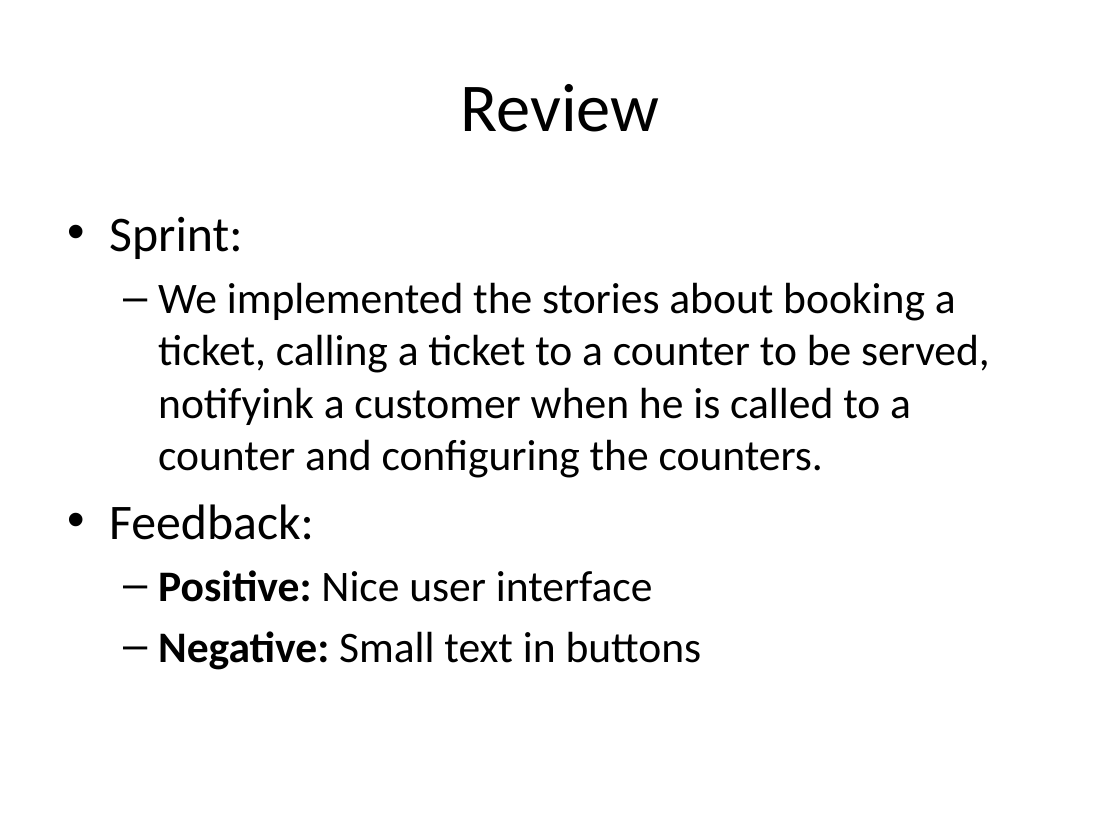
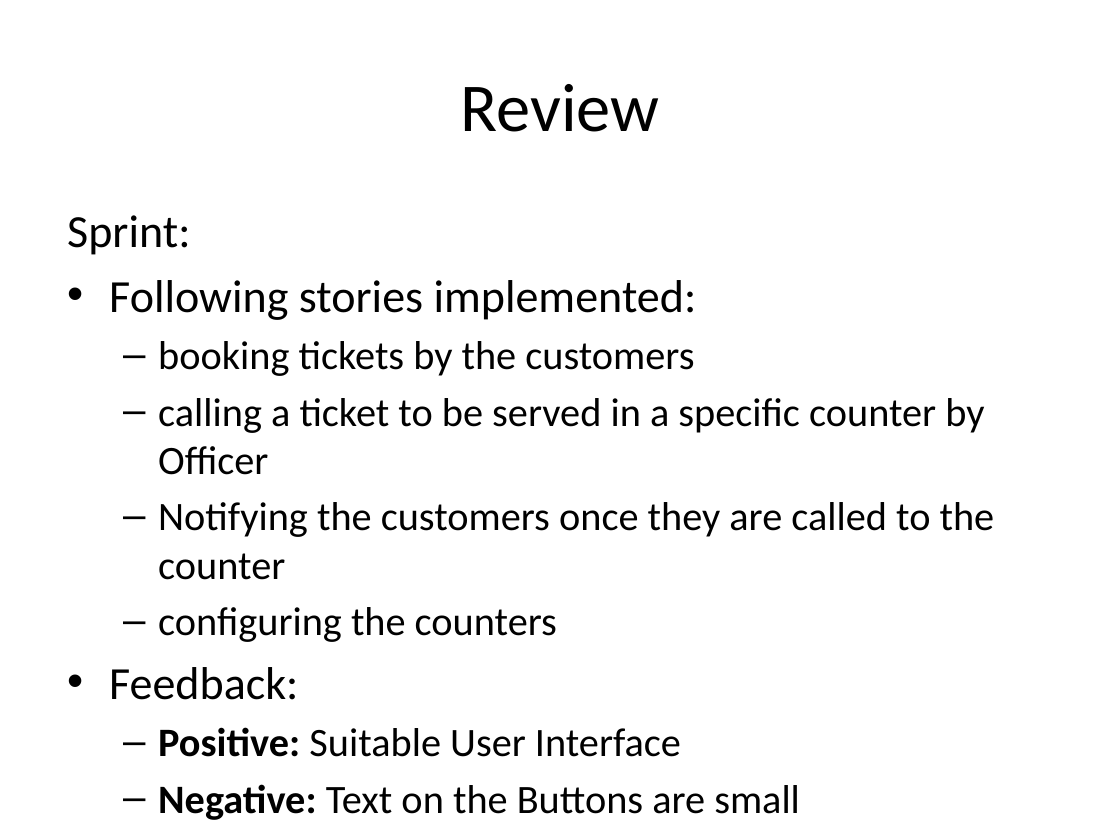
Before and after one commit to mosTavassoli/QueueManagement, a slide deck: slide 2 of retrospective/retrospective-1.pptx. Drawn at 1120x840 pixels with LibreOffice and Linux fonts; fonts in the diff are those of the drawing. Boxes give left, top, right and bottom in pixels: in the first picture for what was removed or moved away, otherwise in the second. Text is boxed around its words. In the diff, an @@ line names an element or a change of style, - is before the commit and + after.

```diff
--- a/retrospective/retrospective-1.pptx
+++ b/retrospective/retrospective-1.pptx
@@ text at <box>67,215,298,700</box>: size 32 to 29.6 pt in "Sprint:", "Feedback:"; bullet • to none @@
@@ text at <box>109,280,995,642</box>: text changed; size 28 to 25.9 pt @@
-  – We implemented the stories about booking a ticket, calling a ticket to a counter to be served, notifyink a customer when he is called to a counter and configuring the counters.
+• Following stories implemented:
+  – booking tickets by the customers
+  – calling a ticket to be served in a specific counter by Officer
+  – Notifying the customers once they are called to the counter
+  – configuring the counters
@@ text at <box>158,727,800,820</box>: text changed; size 28 to 25.9 pt @@
-  – Positive: Nice user interface
-  – Negative: Small text in buttons
+  – Positive: Suitable User Interface
+  – Negative: Text on the Buttons are small
```
Also in this commit, not shown: 4 other slides changed, 1 slide added.
